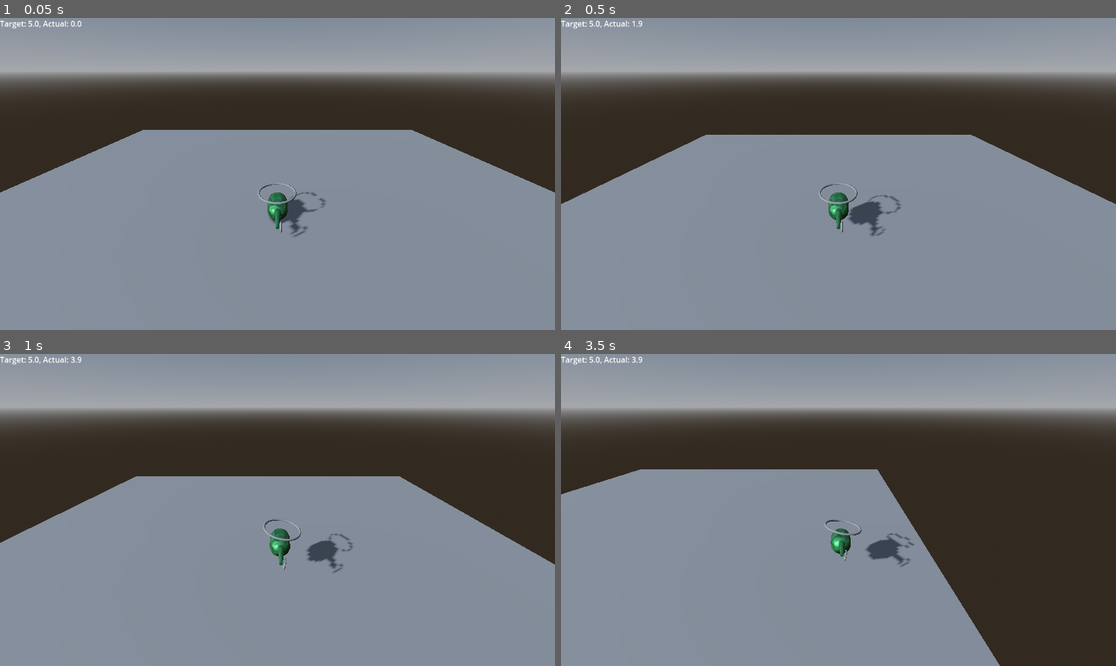
Above: before the commit, frames 1-4 (two rows, left to right).
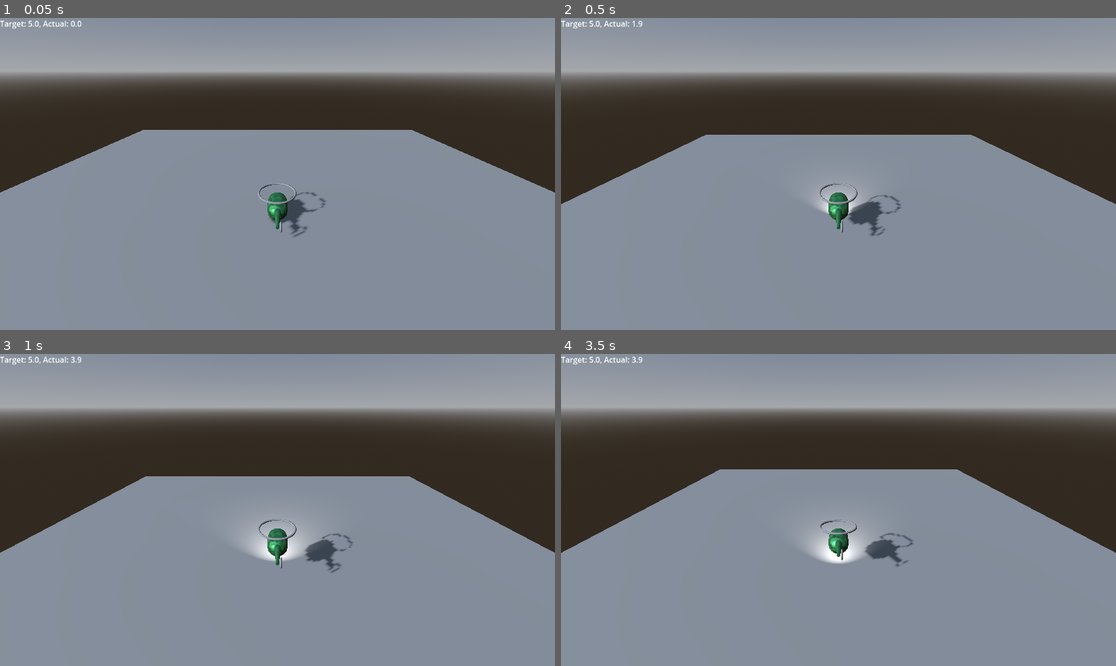
Above: after the commit, the same moments.

Repository: Brandt-J/HellCopter
Game: Godot game, scene res://Levels/MainLevel.tscn
Two runs of this game, one before a commit and one after it. Both use one fixed random seed, a clock stepped at 60 frames per second and the inputs below.
Inputs:
- Up to frame 1 (0.05 s): no input
- Up to frame 2 (0.5 s): no input
- Up to frame 3 (1 s): hold Right (Right) from 0.53 s (still down)
- Up to frame 4 (3.5 s): release Right (Right) at 1.28 s; hold Down (Backward) 1.28-2.03 s; hold Right (Right) 2.03-2.78 s; hold Up (Forward) from 2.78 s (still down)

Frame 1 is identical in both runs. In frame 2, 0.4% of the frame differs, in the area x 45-55%, y 53-63%; in frame 3, 2.7%; in frame 4, 21%, in the area x 0-100%, y 36-100%.

Commit message:
Helicopter Spotlight + Turning

Diff:
--- a/Helicopters/HeliCopter.gd
+++ b/Helicopters/HeliCopter.gd
@@ -3,7 +3,10 @@
 
 var hover_power: float = 100.0
 var move_power: float = 3000.0
-var target_height: float = 5.0
+var rotation_power: float = 6000.0
+
+var target_height: float = 5.0  # meters
+var height_increment: float = 10.0  # meters
 var adjust_height_time: float = 1.5  # seconds
 var turn_angle: float = 30.0  # degrees
 
@@ -16,9 +19,9 @@
 
 func _input(event):
 	if Input.is_action_just_pressed("Up"):
-		target_height += 5
+		target_height += height_increment
 	elif Input.is_action_just_pressed("Down"):
-		target_height -= 5
+		target_height -= height_increment
 
 
 func _physics_process(delta: float) -> void:
@@ -29,14 +32,35 @@
 	hover_force -= get_gravity() / 2.0
 	hover_force *= hover_power
 
-	var move_dir_2d: Vector2 = Input.get_vector("Left", "Right", "Forward", "Backward")
-	var target_rotation: Vector2 = move_dir_2d * turn_angle
-	rotation_degrees.x = lerp(rotation_degrees.x, target_rotation.y, 0.9*delta)
-	rotation_degrees.z = lerp(rotation_degrees.z, -target_rotation.x, 0.9*delta)
-
-	var move_dir: Vector3 = Vector3(move_dir_2d.x, 0, move_dir_2d.y)
+	var move_dir: Vector3 = Vector3(
+		_get_forward_vector() * Input.get_axis("Forward", "Backward") +
+		_get_right_vector() * Input.get_axis("StrafeLeft", "StrafeRight")
+	)
 	var move_force: Vector3 = move_dir * move_power
 
 	apply_central_force((hover_force + move_force) * mass * delta)
 
+	var move_dir_2d: Vector2 = Input.get_vector("StrafeLeft", "StrafeRight", "Forward", "Backward")
+	var target_rotation: Vector2 = move_dir_2d * turn_angle
+	rotation_degrees.x = lerp(rotation_degrees.x, target_rotation.y, 0.9*delta)
+	rotation_degrees.z = lerp(rotation_degrees.z, -target_rotation.x, 0.9*delta)
+	#rotation_degrees.y = lerp(rotation_degrees.y, 0.0, 0.9*delta)
+
 	$Label.text = "Target: %s, Actual: %s" % [target_height, (round(height * 10) / 10)]
+
+	var rotation_axis: float = Input.get_axis("TurnRight", "TurnLeft")
+	if Input.is_action_pressed("Backward"):
+		rotation_axis *= -1.0
+	apply_torque(Vector3.UP * rotation_axis * rotation_power)
+
+
+func _get_forward_vector() -> Vector3:
+	var forward_dir: Vector3 = global_basis.z
+	forward_dir.y = 0
+	return forward_dir.normalized()
+
+
+func _get_right_vector() -> Vector3:
+	var right_dir: Vector3 = global_basis.x
+	right_dir.y = 0
+	return right_dir.normalized()
--- a/Helicopters/HeliCopter.tscn
+++ b/Helicopters/HeliCopter.tscn
@@ -26,7 +26,10 @@
 
 [node name="HeliCopter" type="RigidBody3D"]
 mass = 1000.0
+center_of_mass_mode = 1
+center_of_mass = Vector3(0, -10, 0)
 linear_damp = 2.0
+angular_damp = 2.0
 script = ExtResource("1_e0v7c")
 
 [node name="Body" type="MeshInstance3D" parent="."]
@@ -59,3 +62,9 @@
 [node name="FollowCam" parent="." instance=ExtResource("2_lftp0")]
 transform = Transform3D(1, 0, 0, 0, 0.866025, 0.5, 0, -0.5, 0.866025, 0, 0, 0)
 camera_height = 20.0
+
+[node name="SpotLight3D" type="SpotLight3D" parent="."]
+transform = Transform3D(1, 0, 0, 0, 0.826521, 0.562906, 0, -0.562906, 0.826521, 0, 0.33786, -2.07948)
+light_energy = 10.0
+spot_range = 40.0
+spot_angle = 60.0
